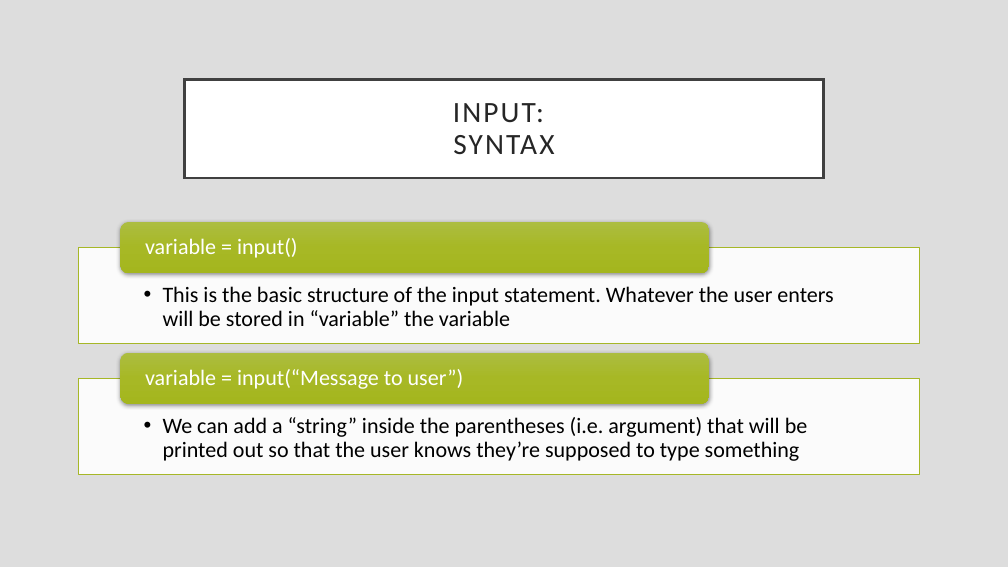
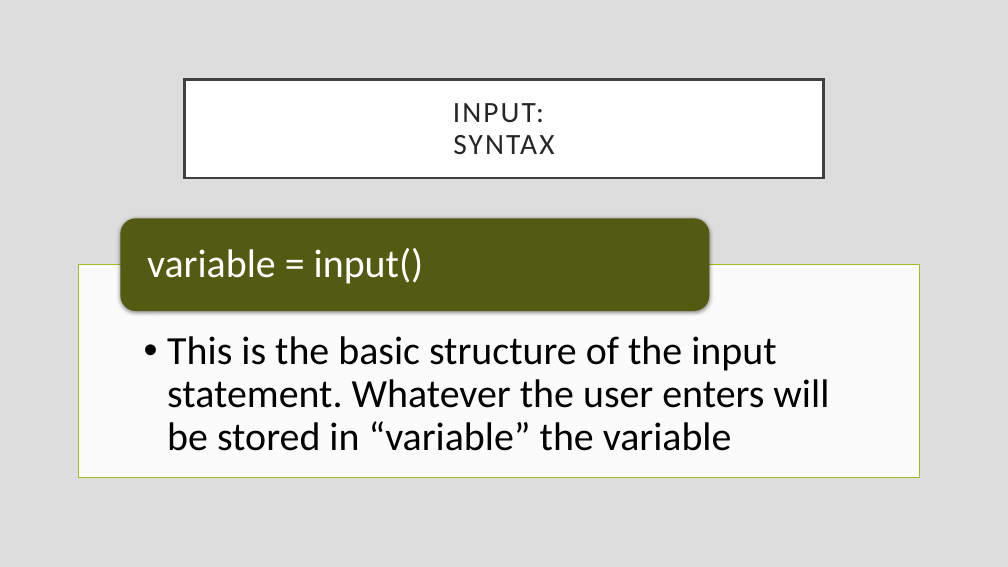
Before and after one commit to rsera/Junior-Knights, a slide deck: slide 28 of Python Day 1 IO.pptx. Drawn at 1008x567 pixels with LibreOffice and Linux fonts; fonts in the diff are those of the drawing. Boxes give left, top, right and bottom in pixels: in the first picture for what was removed or moved away, otherwise in the second. Text is boxed around its words. In the diff, an @@ line names an element or a change of style, - is before the commit and + after.

Commit message:
Update Python Day 1 IO.pptx
finished input

```diff
--- a/Python Day 1 IO.pptx
+++ b/Python Day 1 IO.pptx
@@ rounded rectangle: place and size @@
-rounded rectangle at (120,222,709,273)
+rounded rectangle at (120,219,709,312)
@@ rounded rectangle at (120,219,709,312): fill gradient #ADBD42 to #A8B925 to #A5B61F to #535C14 @@
@@ text "variable = input()" at (147,248,424,284): size 21 to 38 pt; more space between paragraphs @@
@@ text "This is the basic structure ...": place and size @@
-text "This is the basic structure ..." at (163,286,833,326)
+text "This is the basic structure ..." at (167,336,829,451)
@@ text "This is the basic structure ..." at (167,336,829,451): size 21 to 38 pt; indent changed; more space between paragraphs @@
@@ rectangle: place and size @@
-rectangle at (79,378,920,474)
+rectangle at (79,265,920,477)
@@ group removed at (79,247,920,461): 2 texts, 1 rectangle, 1 rounded rectangle @@
-  • We can add a “string” inside the parentheses (i.e. argument) that will be printed out so that the user knows they’re supposed to type something
-variable = input(“Message to user”)
```
Also in this commit, not shown: 4 other slides changed, 1 slide added.
